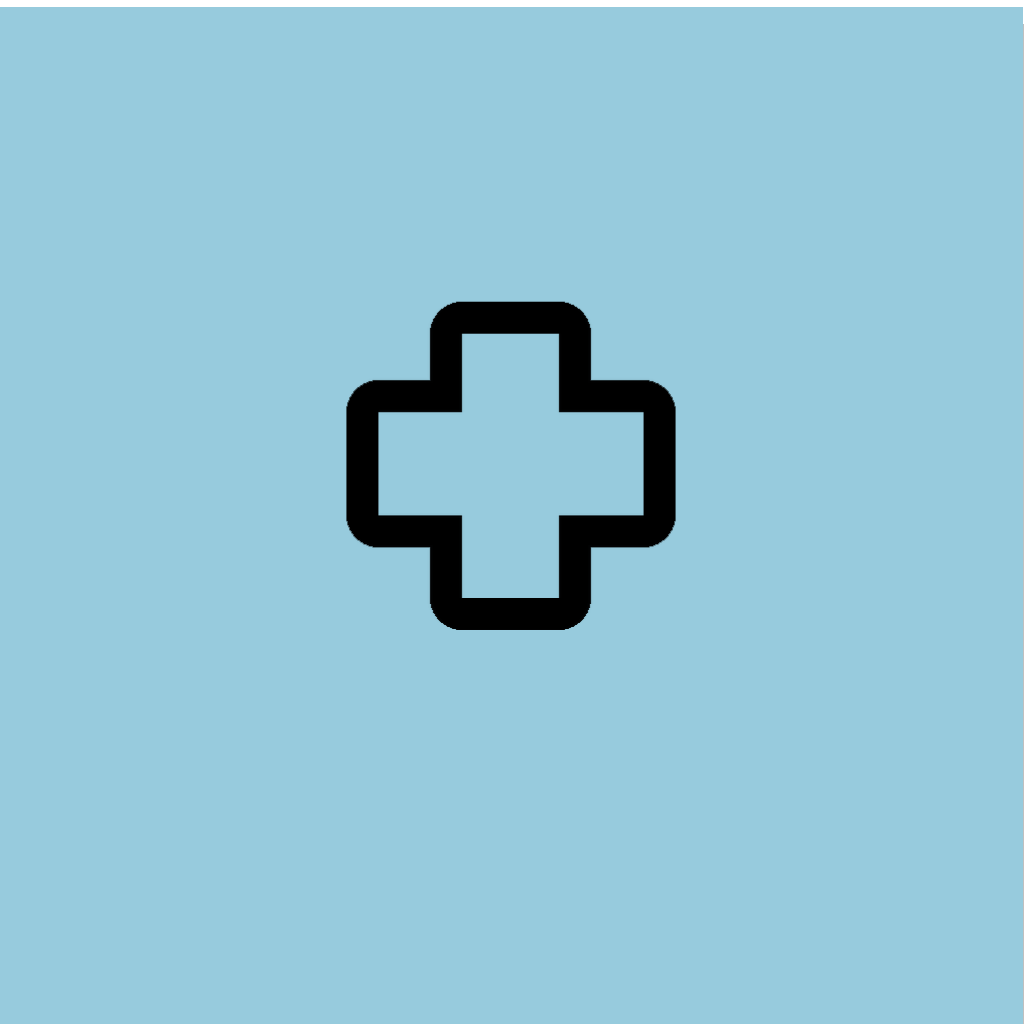
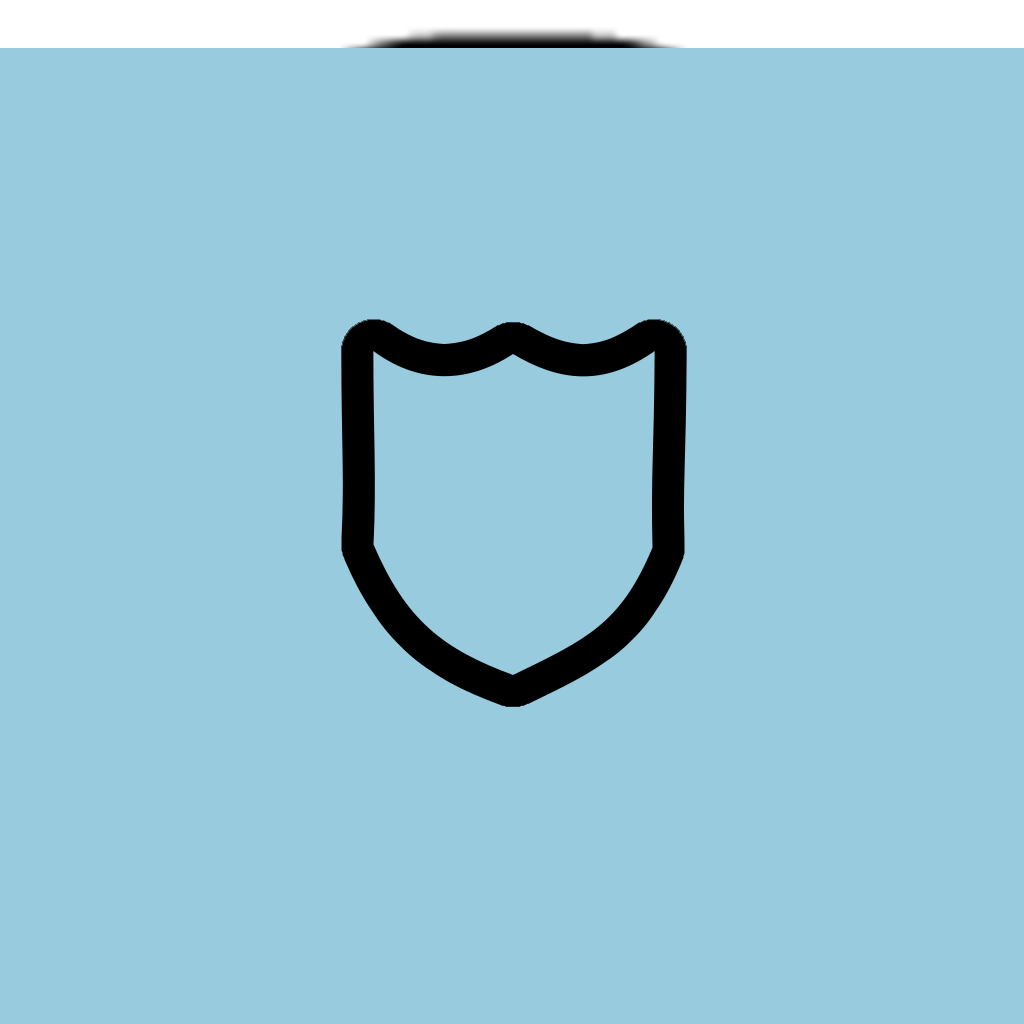
Two versions of the same layered image (1024×1024). Layer-by-layer changes:
added group "shield" with 3 layers above "medical" over [341, 48, 1024, 1024]
added layer "medical color copy" (multiply) in group "shield" over [341, 48, 1024, 1024]
added layer "shield symbol" in group "shield" over [373, 351, 655, 675]
added layer "shield edge" in group "shield" over [341, 319, 687, 707]
hid group "medical" (3 layers) over [0, 7, 1023, 707]
painted on "medical color" over [0, 7, 1023, 48]
painted on "medical symbol" over [378, 333, 644, 646]
painted on "medical edge" over [346, 301, 676, 678]
painted on "tank color" over [1, 24, 1024, 72]
painted on "right tank" over [542, 301, 687, 698]
painted on "left tank" over [341, 301, 487, 700]
painted on "tank pack edge" over [341, 301, 687, 707]
showed "Pasted Layer" over [34, 26, 990, 707]
